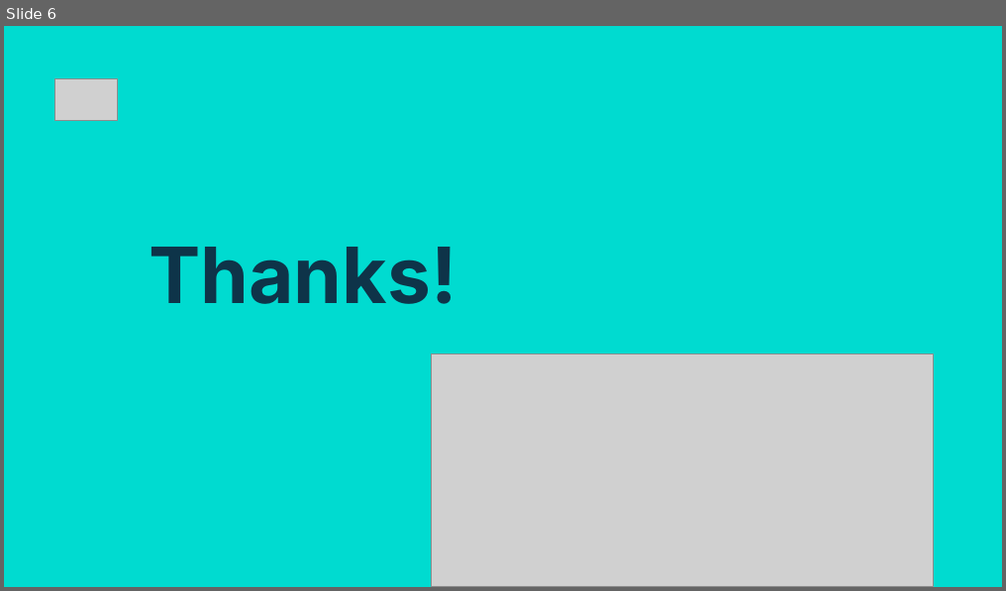
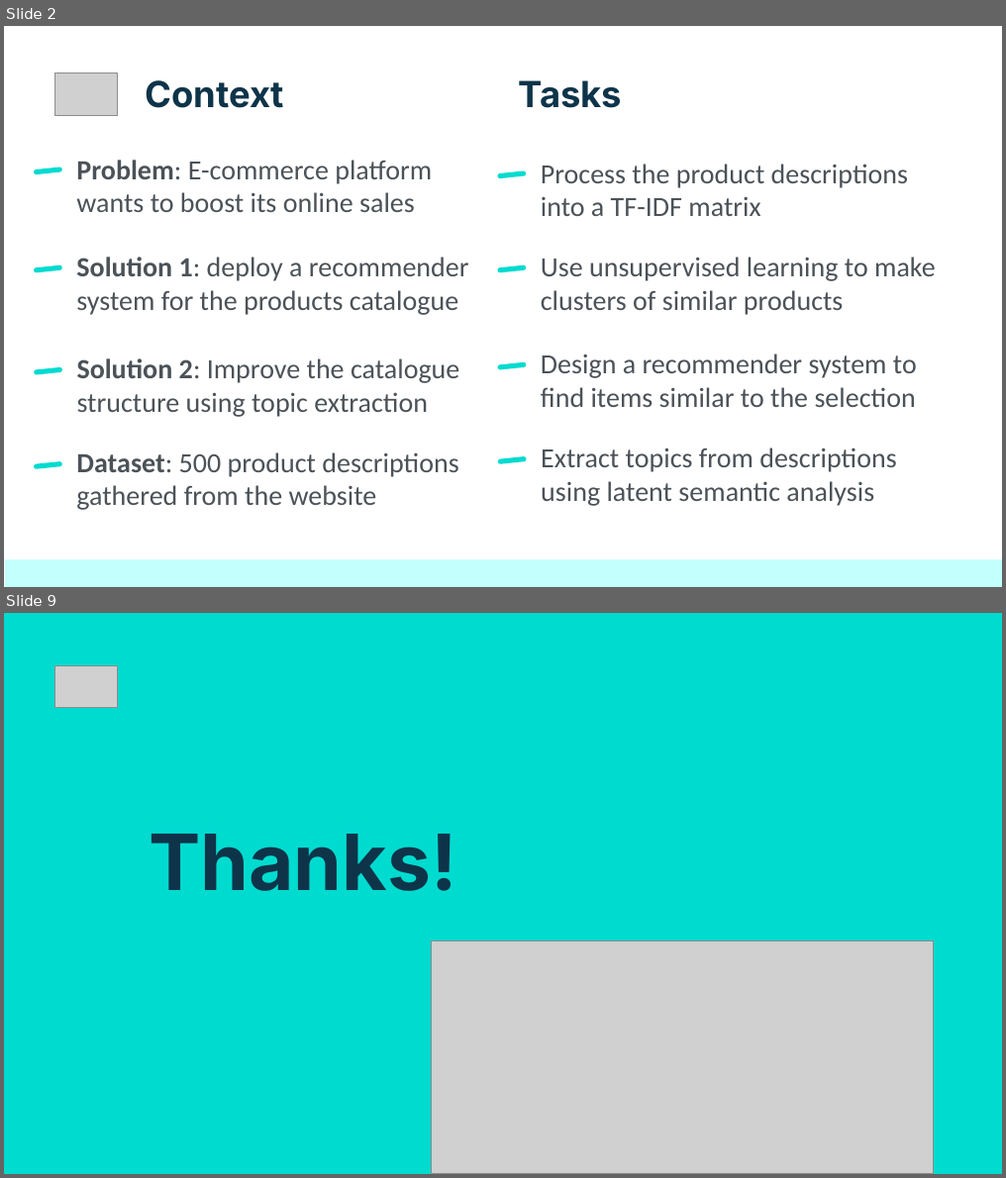
Before and after one commit to netesf13d/jedha-projects, a slide deck: 1-03-The_North_Face_ecommerce/presentation/Presentation - 1-03 - The North Face ecommerce.odp. Shown one above the other, each under a label of ours: slide 6 before the commit, slides 2 and 9 after it; the slides between them are not shown. The pictures are 1006x591 and 1006x1178 pixels, drawn with LibreOffice and Linux fonts; fonts in the diff are those of the drawing; grey boxes stand for pictures. Boxes give left, top, right and bottom in pixels: in the first picture for what was removed or moved away, otherwise in the second. Text is boxed around its words. In the diff, an @@ line names an element or a change of style, - is before the commit and + after.

```diff
--- a/1-03-The_North_Face_ecommerce/presentation/Presentation - 1-03 - The North Face ecommerce.odp
+++ b/1-03-The_North_Face_ecommerce/presentation/Presentation - 1-03 - The North Face ecommerce.odp
@@ slide 2 added at bbox=[4, 26, 1002, 587], background #FFFFFF @@
@@ picture added at bbox=[54, 73, 118, 115] @@
@@ title added at bbox=[145, 80, 284, 108], 26 pt, text #0E3449, bold @@
+Context
@@ title added at bbox=[518, 80, 622, 108], 26 pt, text #0E3449, bold @@
+Tasks
@@ rounded rectangle added at bbox=[34, 168, 63, 175], fill #00DBD0 @@
@@ title added at bbox=[76, 160, 432, 212], 20 pt, text #4B5258 @@
+Problem: E-commerce platform wants to boost its online sales
@@ rounded rectangle added at bbox=[498, 172, 527, 179], fill #00DBD0 @@
@@ title added at bbox=[541, 164, 908, 216], 20 pt, text #4B5258 @@
+Process the product descriptions into a TF-IDF matrix
@@ title added at bbox=[76, 257, 469, 315], 20 pt, text #4B5258 @@
+Solution 1: deploy a recommender system for the products catalogue
@@ title added at bbox=[541, 257, 936, 315], 20 pt, text #4B5258 @@
+Use unsupervised learning to make clusters of similar products
@@ rounded rectangle added at bbox=[34, 265, 63, 273], fill #00DBD0 @@
@@ rounded rectangle added at bbox=[498, 265, 527, 273], fill #00DBD0 @@
@@ rounded rectangle added at bbox=[34, 367, 63, 374], fill #00DBD0 @@
@@ title added at bbox=[77, 359, 459, 417], 20 pt, text #4B5258 @@
+Solution 2: Improve the catalogue structure using topic extraction
@@ rounded rectangle added at bbox=[498, 362, 527, 370], fill #00DBD0 @@
@@ title added at bbox=[541, 354, 917, 407], 20 pt, text #4B5258 @@
+Design a recommender system to find items similar to the selection
@@ rounded rectangle added at bbox=[34, 462, 63, 470], fill #00DBD0 @@
@@ title added at bbox=[76, 453, 458, 510], 20 pt, text #4B5258 @@
+Dataset: 500 product descriptions gathered from the website
@@ rounded rectangle added at bbox=[498, 457, 527, 465], fill #00DBD0 @@
@@ title added at bbox=[541, 448, 896, 506], 20 pt, text #4B5258 @@
+Extract topics from descriptions using latent semantic analysis
@@ rectangle added at bbox=[5, 560, 1002, 586], fill #C3FFFC @@
@@ what was slide 6 is now slide 9 @@
```
Also in this commit, not shown: 1 slide changed, 6 other slides added, 9 slides removed, 34 other files.
